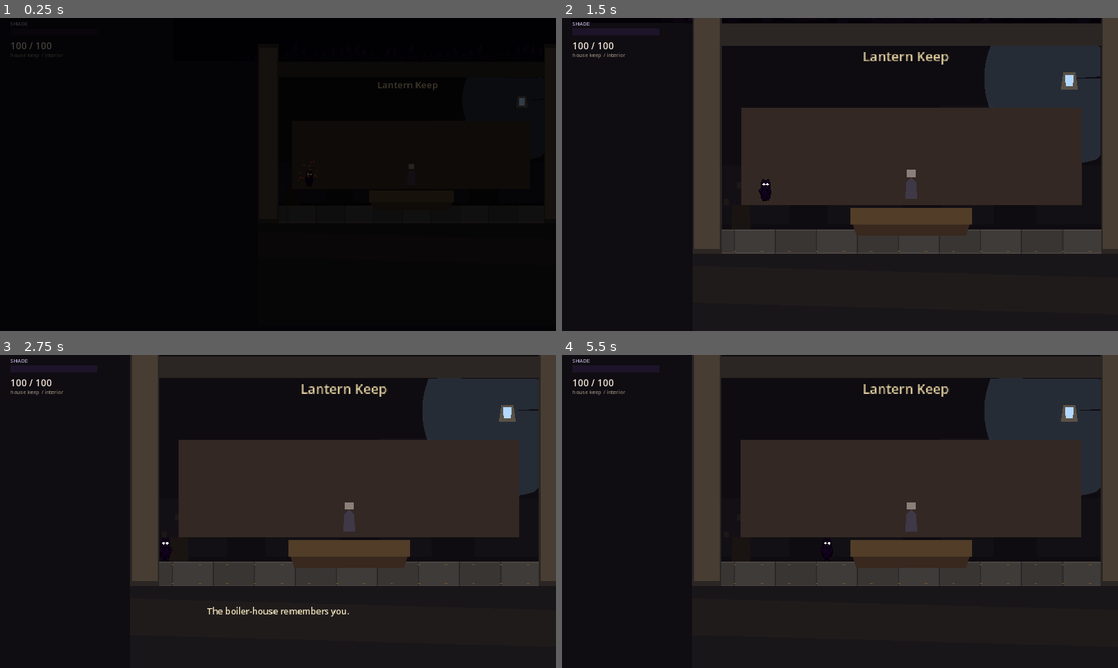
Above: before the commit, frames 1-4 (two rows, left to right).
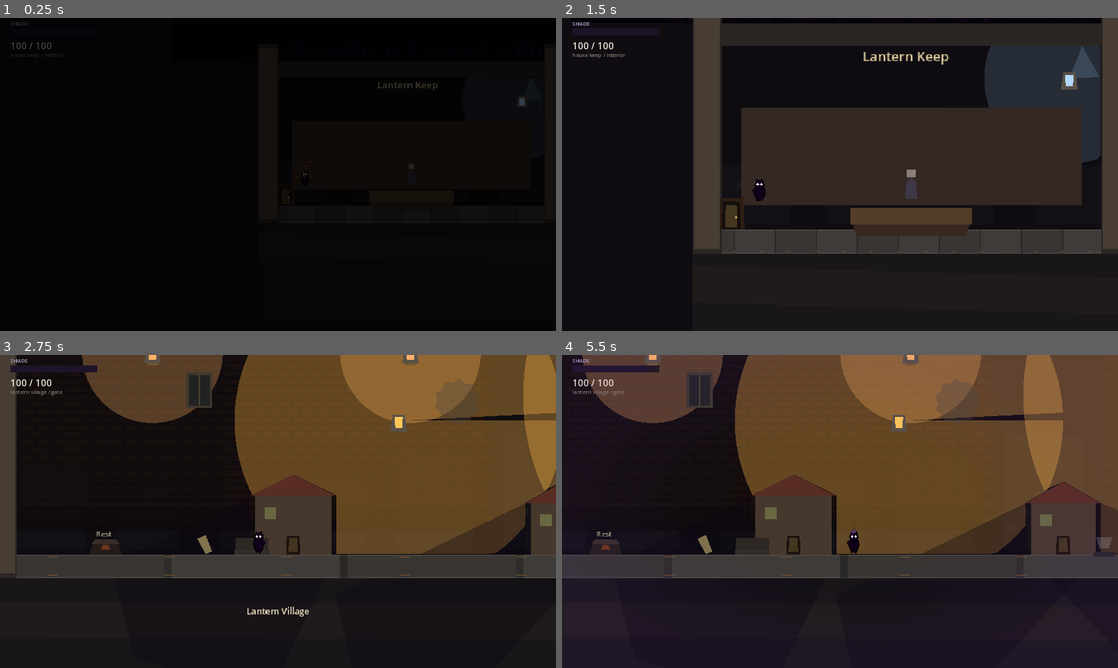
Above: after the commit, the same moments.

Repository: lukezhang2/Eclipseborn
Game: Godot game, scene res://scenes/rooms/HouseInterior.tscn
The game is run twice, just before and just after one commit, with the same random seed, the same clock (stepped at 60 frames per second) and the same inputs. This scene is started directly instead of the project's main scene.
Inputs (mouse positions are in pixels of both pictures, inside the frame that each line leads up to):
- Up to frame 1 (0.25 s): no input
- Up to frame 2 (1.5 s): tap Enter at 0.5 s; move the mouse to (962, 158) at 0.52 s; hold D (move_right) 0.53-1.25 s; hold F (attack) 0.53-1.25 s; click (962, 158) at 0.67 s; tap Space (jump) at 0.77 s; tap E (interact) at 0.8 s; drag from (728, 190) to (1067, 89) at 1.27 s
- Up to frame 3 (2.75 s): move the mouse to (333, 442) at 2.02 s; hold A (move_left) from 2.03 s (still down); hold F (attack) from 2.03 s (still down); tap E (interact) at 2.3 s
- Up to frame 4 (5.5 s): release A (move_left) at 2.75 s; release F (attack) at 2.75 s; drag from (812, 574) to (912, 520) at 2.77 s; tap Space (jump) at 3.5, 3.77 s; move the mouse to (1006, 558) at 3.52 s; hold D (move_right) 3.53-4.25 s; tap E (interact) at 3.6, 5.3 s; drag from (673, 464) to (739, 545) at 4.27 s; move the mouse to (867, 511) at 5.02 s; hold D (move_right) from 5.03 s (still down); hold W (look_up) from 5.03 s (still down); click (867, 511) at 5.17 s

The runs differ from the first frame. In frame 1, less than 0.1% of the frame differs, in the area x 51-58%, y 45-58%; in frame 2, 0.6%; in frame 3, 48%; in frame 4, 49%, in the area x 0-100%, y 0-74%.

Commit message:
v0.1.12: real house light cover, left exit, rebuilt lantern washes.
Houses now block burn checks via layer 128 (not paint-only). Interior
exit is an Interact door on the left. ShadowWorld ray fan rebuilt so
washes and gameplay share one occluder mask. Includes continuous map.

Co-authored-by: lukezhang <lukezhang2@users.noreply.github.com>

Diff:
--- a/project.godot
+++ b/project.godot
@@ -7,7 +7,7 @@
 
 config/name="Eclipseborn"
 config/description="You aren't moving platforms. You're changing what counts as a platform."
-config/version="0.1.11"
+config/version="0.1.12"
 run/main_scene="res://scenes/ui/BootSplash.tscn"
 config/features=PackedStringArray("4.3", "Forward Plus")
 config/icon="res://icon.svg"
--- a/scripts/autoload/ShadowWorld.gd
+++ b/scripts/autoload/ShadowWorld.gd
@@ -1,13 +1,14 @@
 extends Node
-## Hard-cut lantern washes. Corner-aware rays so silhouettes stay closed (no random pie gaps).
+## Lantern washes: closed hard-cut polygons from corner-aware rays.
+## Physics occluders: world(1) + crates(8) + light-only houses(128).
 
 
 signal shadows_rebuilt
 
-const RAY_COUNT := 96
-const CORNER_EPS := 0.0015 ## radians — rays just past each occluder vertex
-## 1 = world, 8 = crates, 128 = LightOnlyBlocker — never player-collidable.
-const OCCLUDER_MASK := 1 | 8 | 128 ## keep in sync with PieceSpecs.LIGHT_BLOCK_PHYSICS_LAYER
+const RAY_COUNT := 128
+const CORNER_EPS := 0.002 ## radians — rays just inside / outside each vertex
+## Keep in sync with PieceSpecs.LIGHT_BLOCK_PHYSICS_LAYER (128).
+const OCCLUDER_MASK := 1 | 8 | 128
 
 var lights: Array = []
 var occluders: Array = []
@@ -83,24 +84,45 @@
 	shadows_rebuilt.emit()
 
 
+## Shared gameplay + visual query: true if solid cover sits between from→to.
+func segment_occluded(from: Vector2, to: Vector2, exclude: Array = []) -> bool:
+	if _root == null or not is_instance_valid(_root):
+		return false
+	var world := _root.get_world_2d()
+	if world == null:
+		return false
+	var space := world.direct_space_state
+	var q := PhysicsRayQueryParameters2D.create(from, to)
+	q.collision_mask = OCCLUDER_MASK
+	q.exclude = exclude
+	q.hit_from_inside = true
+	var hit := space.intersect_ray(q)
+	return not hit.is_empty()
+
+
+func is_point_in_light(origin: Vector2, radius: float, point: Vector2, exclude: Array = []) -> bool:
+	if point.distance_to(origin) > radius:
+		return false
+	return not segment_occluded(origin, point, exclude)
+
+
 func _collect_ray_angles(origin: Vector2, radius: float) -> Array:
-	## Uniform fan + rays aimed at nearby occluder corners (and epsilon offsets).
 	var angles: Array = []
 	for i in RAY_COUNT:
 		angles.append(TAU * float(i) / float(RAY_COUNT))
 
-	var r2 := radius * radius * 1.21
+	var r2 := radius * radius * 1.35
 	for occ in occluders:
 		if not is_instance_valid(occ) or not occ.has_method("get_world_polygon"):
 			continue
 		var poly: PackedVector2Array = occ.get_world_polygon()
 		if poly.size() < 3:
 			continue
-		## Skip huge floors/walls — they only need the uniform fan.
 		var aabb := Rect2(poly[0], Vector2.ZERO)
 		for p in poly:
 			aabb = aabb.expand(p)
-		if aabb.size.x > 400.0 or aabb.size.y > 400.0:
+		## Skip only huge floors/ceilings — houses and props always get corner rays.
+		if aabb.size.x > 600.0 or aabb.size.y > 600.0:
 			continue
 		for p in poly:
 			if origin.distance_squared_to(p) > r2:
@@ -111,12 +133,11 @@
 			angles.append(a + CORNER_EPS)
 
 	angles.sort()
-	## Deduplicate near-identical angles.
 	var unique: Array = []
 	var last := -999.0
 	for a in angles:
 		var ang: float = fposmod(float(a), TAU)
-		if unique.is_empty() or absf(ang - last) > 0.0004:
+		if unique.is_empty() or absf(ang - last) > 0.00035:
 			unique.append(ang)
 			last = ang
 	if unique.size() >= 2 and absf(float(unique[0]) + TAU - float(unique[unique.size() - 1])) < 0.0004:
@@ -125,12 +146,11 @@
 
 
 func _cast_ray(space: PhysicsDirectSpaceState2D, origin: Vector2, dir: Vector2, radius: float, exclude: Array) -> Vector2:
-	## dir must be normalized.
-	var from := origin + dir * 1.5
+	var from := origin + dir * 1.25
 	var to := origin + dir * radius
 	var q := PhysicsRayQueryParameters2D.create(from, to)
 	q.collision_mask = OCCLUDER_MASK
-	q.hit_from_inside = false
+	q.hit_from_inside = true
 	q.exclude = exclude
 	var hit := space.intersect_ray(q)
 	if hit.is_empty():
@@ -138,9 +158,9 @@
 	var hit_pos: Vector2 = hit.position
 	var dist := origin.distance_to(hit_pos)
 	if dist < 2.0:
-		## Almost inside geometry — tiny stub, not a hole to the far radius.
 		return origin + dir * 2.0
-	return hit_pos - dir * 0.5
+	## Nudge back so the fill edge sits on the occluder face, not past it.
+	return hit_pos - dir * 0.75
 
 
 func _draw_occluded_light(light: Node, space: PhysicsDirectSpaceState2D) -> void:
@@ -172,9 +192,9 @@
 
 	if pts.size() < 4:
 		pts = PackedVector2Array([origin])
-		for i in 24:
-			var a := TAU * float(i) / 24.0
-			pts.append(origin + Vector2(cos(a), sin(a)) * mini(radius, 40.0))
+		for i in 32:
+			var a := TAU * float(i) / 32.0
+			pts.append(origin + Vector2.from_angle(a) * mini(radius, 48.0))
 
 	var fill := Polygon2D.new()
 	fill.color = core
@@ -199,7 +219,7 @@
 
 
 func _draw_umbra_wedge(light: Node, occ: Node, light_pos: Vector2, radius: float) -> void:
-	## Soft shadow behind small occluders. Ray fan already hard-cuts the wash.
+	## Soft ink behind small/medium occluders (houses, crates). Ray fan is the hard cut.
 	if not occ.has_method("get_world_polygon"):
 		return
 	var poly: PackedVector2Array = occ.get_world_polygon()
@@ -208,11 +228,12 @@
 	var aabb := Rect2(poly[0], Vector2.ZERO)
 	for p in poly:
 		aabb = aabb.expand(p)
-	if aabb.size.x > 220.0 or aabb.size.y > 220.0:
+	## Allow village houses (~130–160 wide); skip only huge floor/wall slabs.
+	if aabb.size.x > 280.0 or aabb.size.y > 280.0:
 		return
 	var near := false
 	for p in poly:
-		if p.distance_to(light_pos) <= radius * 1.05:
+		if p.distance_to(light_pos) <= radius * 1.08:
 			near = true
 			break
 	if not near:
@@ -229,38 +250,22 @@
 			continue
 		var edge_dir := (b - a).normalized()
 		var normal := Vector2(-edge_dir.y, edge_dir.x)
-		## Only faces pointing away from the light (back side).
-		if normal.dot(to_mid.normalized()) <= 0.35:
+		if normal.dot(to_mid.normalized()) <= 0.25:
 			continue
 		var da := (a - light_pos).normalized() * max_len
 		var db := (b - light_pos).normalized() * max_len
 		var far_a := a + da
 		var far_b := b + db
-		## Reject wedges that fold back toward the lamp (gap artifacts).
 		if far_a.distance_to(light_pos) < mid.distance_to(light_pos):
 			continue
 		if far_b.distance_to(light_pos) < mid.distance_to(light_pos):
 			continue
 		var ink := Polygon2D.new()
-		ink.color = Color(0.04, 0.02, 0.07, 0.32)
+		ink.color = Color(0.04, 0.02, 0.07, 0.36)
 		ink.z_index = -11
 		ink.polygon = PackedVector2Array([a, b, far_b, far_a])
 		_root.add_child(ink)
 		_visuals.append(ink)
-
-
-func is_point_in_light(origin: Vector2, radius: float, point: Vector2, exclude: Array = []) -> bool:
-	if point.distance_to(origin) > radius:
-		return false
-	var space := _root.get_world_2d().direct_space_state if _root else null
-	if space == null:
-		return true
-	var q := PhysicsRayQueryParameters2D.create(origin, point)
-	q.collision_mask = OCCLUDER_MASK
-	q.exclude = exclude
-	q.hit_from_inside = false
-	var hit := space.intersect_ray(q)
-	return hit.is_empty()
 
 
 func _clear_visuals() -> void:
--- a/scripts/player/Player.gd
+++ b/scripts/player/Player.gd
@@ -386,13 +386,8 @@
 
 
 func _occluded(from: Vector2, to: Vector2) -> bool:
-	## Any solid (world platforms/walls OR crates) between light and body = safe cover.
-	var space := get_world_2d().direct_space_state
-	var q := PhysicsRayQueryParameters2D.create(from, to)
-	q.collision_mask = 1 | 8
-	q.exclude = [self]
-	var hit := space.intersect_ray(q)
-	return not hit.is_empty()
+	## World(1) + crates(8) + light-only houses(128) — same mask as ShadowWorld washes.
+	return ShadowWorld.segment_occluded(from, to, [get_rid()])
 
 
 func _on_light_area_entered(_area: Area2D) -> void:
--- a/scripts/shadow/LightOnlyBlocker.gd
+++ b/scripts/shadow/LightOnlyBlocker.gd
@@ -1,7 +1,7 @@
 extends RefCounted
 class_name LightOnlyBlocker
 ## Attach a light-blocking body (physics layer 128) + ShadowOccluder.
-## Does not collide with the player. Toggle via blocks_light.
+## Blocks lantern washes and player burn checks. Does not collide with the player.
 
 
 static func attach(parent: Node2D, local_poly: PackedVector2Array, enabled: bool = true) -> void:
@@ -10,6 +10,7 @@
 		if c.has_meta("light_only_blocker"):
 			c.queue_free()
 	if not enabled or local_poly.size() < 3:
+		ShadowWorld.mark_dirty()
 		return
 
 	var body := StaticBody2D.new()
@@ -17,6 +18,8 @@
 	body.set_meta("light_only_blocker", true)
 	body.collision_layer = PieceSpecs.LIGHT_BLOCK_PHYSICS_LAYER
 	body.collision_mask = 0
+	## Ensure the body participates in ray queries immediately.
+	body.collision_priority = 1.0
 	var cs := CollisionPolygon2D.new()
 	cs.polygon = local_poly
 	body.add_child(cs)
@@ -27,3 +30,4 @@
 	occ.set_meta("light_only_blocker", true)
 	occ.local_polygon = local_poly
 	parent.add_child(occ)
+	ShadowWorld.mark_dirty()
--- a/scripts/world/House.gd
+++ b/scripts/world/House.gd
@@ -57,7 +57,6 @@
 	_apply_light_block(hx)
 
 	_prompt = Label.new()
-	_prompt.text = "F — Enter %s" % house_name
 	_prompt.position = Vector2(-70, -48)
 	_prompt.add_theme_font_size_override("font_size", 13)
 	_prompt.add_theme_color_override("font_color", Color(0.92, 0.86, 0.7))
@@ -72,6 +71,7 @@
 
 
 func _apply_light_block(hx: float) -> void:
+	## Full facade + roof — must match visual footprint so cover is real, not paint-only.
 	var poly := PackedVector2Array([
 		Vector2(-hx - 8, 0), Vector2(hx + 8, 0), Vector2(hx + 8, -height),
 		Vector2(0, -height - 36), Vector2(-hx - 8, -height)
@@ -83,13 +83,17 @@
 	var p = GameState.player
 	var near := p and is_instance_valid(p) and global_position.distance_to(p.global_position) < 42.0
 	_prompt.visible = near
-	if near and Input.is_action_just_pressed("attack"):
+	if not near:
+		return
+	_prompt.text = "%s — Enter %s" % [InputMapManager.get_slot_text("interact", 0), house_name]
+	if Input.is_action_just_pressed("interact"):
 		_enter()
 
 
 func _enter() -> void:
 	GameState.set_meta("pending_house_id", house_id)
-	GameState.pending_spawn = Vector2(120, 460)
+	## Land next to the left-wall exit door inside.
+	GameState.pending_spawn = Vector2(110, 460)
 	GameState.current_zone_id = house_id
 	GameState.last_position = GameState.pending_spawn
 	get_tree().change_scene_to_file(interior_scene)
--- a/scripts/world/HouseExitDoor.gd
+++ b/scripts/world/HouseExitDoor.gd
@@ -1,18 +1,44 @@
-extends Area2D
-## Door back to Lantern Village from a house interior.
+extends Interactable
+class_name HouseExitDoor
+## Door on the left wall of a house interior — Interact to return to Lantern Village.
 
 
-func _process(_delta: float) -> void:
-	var p = GameState.player
-	var near := p and is_instance_valid(p) and global_position.distance_to(p.global_position) < 48.0
-	var prompt: Label = get_meta("prompt") if has_meta("prompt") else null
-	if prompt:
-		prompt.visible = near
-	if near and Input.is_action_just_pressed("attack"):
-		_leave()
+func _ready() -> void:
+	verb = "Leave"
+	interact_range = 56.0
+	prompt_offset = Vector2(-36, -62)
+	_build_visual()
+	super._ready()
 
 
-func _leave() -> void:
+func _build_visual() -> void:
+	var frame := Polygon2D.new()
+	frame.color = Color(0.18, 0.12, 0.08)
+	frame.polygon = PackedVector2Array([
+		Vector2(-22, 0), Vector2(22, 0), Vector2(20, -52), Vector2(-20, -52)
+	])
+	add_child(frame)
+	var door := Polygon2D.new()
+	door.color = Color(0.08, 0.06, 0.05)
+	door.polygon = PackedVector2Array([
+		Vector2(-16, 0), Vector2(16, 0), Vector2(14, -46), Vector2(-14, -46)
+	])
+	add_child(door)
+	var glow := Polygon2D.new()
+	glow.color = Color(0.55, 0.45, 0.25, 0.4)
+	glow.polygon = PackedVector2Array([
+		Vector2(-10, -4), Vector2(10, -4), Vector2(9, -40), Vector2(-9, -40)
+	])
+	add_child(glow)
+	var knob := Polygon2D.new()
+	knob.color = Color(0.75, 0.65, 0.35)
+	knob.polygon = PackedVector2Array([
+		Vector2(6, -22), Vector2(10, -22), Vector2(10, -18), Vector2(6, -18)
+	])
+	add_child(knob)
+
+
+func interact() -> void:
 	var parent := get_parent()
 	var spawn := Vector2(520, 460)
 	if parent and "return_spawn" in parent:
--- a/scripts/world/HouseInterior.gd
+++ b/scripts/world/HouseInterior.gd
@@ -36,9 +36,10 @@
 	LevelData.apply(self, house_id)
 	LevelData.prune_removed(self, house_id)
 
-	var spawn := Vector2(120, FLOOR_Y - 40)
+	## Spawn by the left exit door.
+	var spawn := Vector2(110, FLOOR_Y - 40)
 	if GameState.pending_spawn != Vector2.ZERO:
-		spawn = Vector2(GameState.pending_spawn.x, FLOOR_Y - 40)
+		spawn = Vector2(clampf(GameState.pending_spawn.x, 80.0, MAP_W - 80.0), FLOOR_Y - 40)
 		GameState.pending_spawn = Vector2.ZERO
 	var player := LevelCommon.spawn_player(self, spawn)
 	LevelCommon.configure_camera(player, 160.0, FLOOR_Y + 60.0, GameState.map_min_x, GameState.map_max_x)
@@ -132,32 +133,8 @@
 
 
 func _build_exit() -> void:
-	var door := Area2D.new()
-	door.position = Vector2(80, FLOOR_Y)
-	door.collision_layer = 0
-	door.collision_mask = 2
-	door.monitoring = true
-	var cs := CollisionShape2D.new()
-	var rect := RectangleShape2D.new()
-	rect.size = Vector2(40, 50)
-	cs.shape = rect
-	cs.position = Vector2(0, -25)
-	door.add_child(cs)
-	var visual := Polygon2D.new()
-	visual.color = Color(0.1, 0.08, 0.07)
-	visual.polygon = PackedVector2Array([
-		Vector2(-16, 0), Vector2(16, 0), Vector2(14, -40), Vector2(-14, -40)
-	])
-	door.add_child(visual)
-	var prompt := Label.new()
-	prompt.name = "ExitPrompt"
-	prompt.text = "F — Leave"
-	prompt.position = Vector2(-36, -58)
-	prompt.add_theme_font_size_override("font_size", 13)
-	prompt.add_theme_color_override("font_color", Color(0.92, 0.86, 0.7))
-	prompt.visible = false
-	door.add_child(prompt)
-	door.set_meta("prompt", prompt)
-	door.set_meta("exit", true)
+	## Exit is always on the left wall (street door).
+	var door := HouseExitDoor.new()
+	door.position = Vector2(64, FLOOR_Y)
+	door.name = "ExitDoor"
 	add_child(door)
-	door.set_script(load("res://scripts/world/HouseExitDoor.gd"))
Not shown, changed: AI planning.md
Not shown, removed: index-0_1_10.pck
Not shown, added: index-0_1_12.pck
Not shown, changed: index.html
Not shown, changed: index.pck
